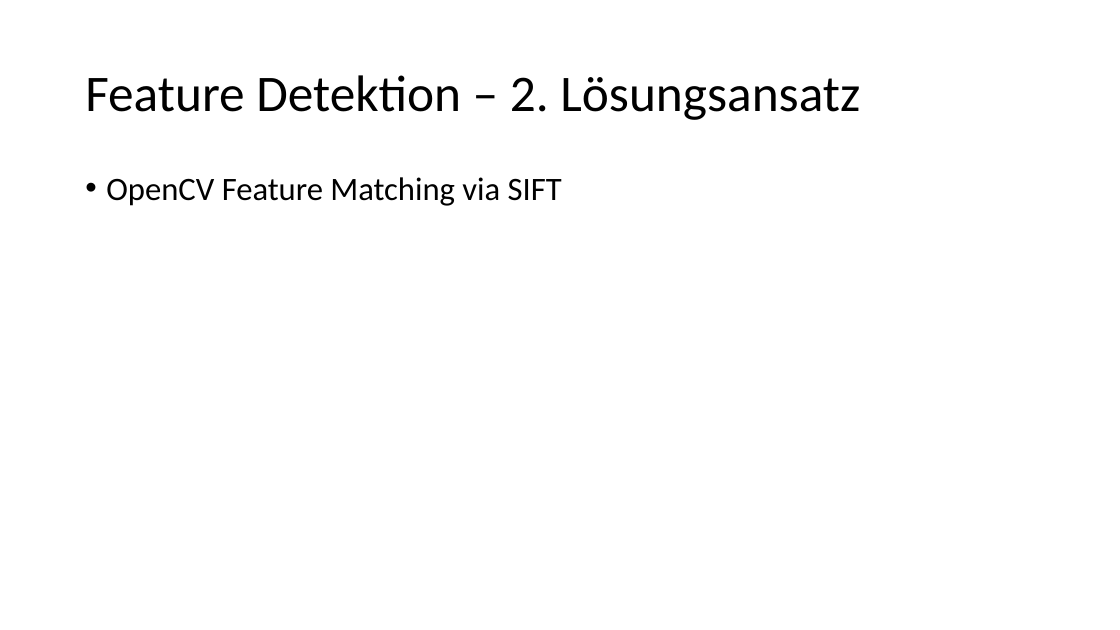
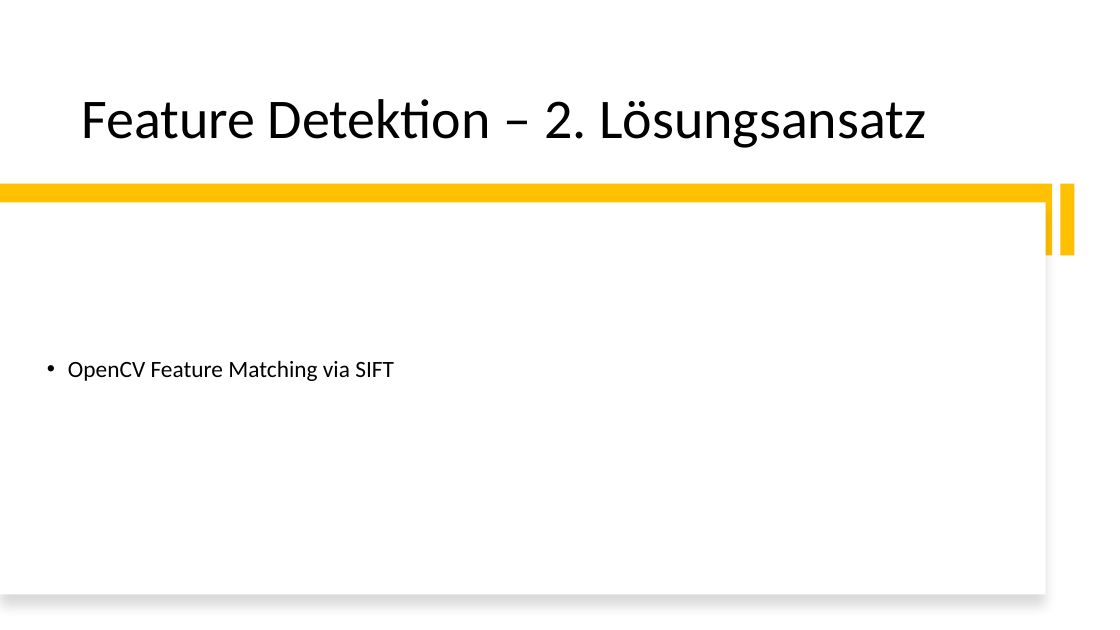
Before and after one commit to norbus161/Indiana-Jones-Defect-Detection, a slide deck: slide 9 of presentation/DIP-Project.pptx. Drawn at 1120x630 pixels with LibreOffice and Linux fonts; fonts in the diff are those of the drawing. Boxes give left, top, right and bottom in pixels: in the first picture for what was removed or moved away, otherwise in the second. Text is boxed around its words. In the diff, an @@ line names an element or a change of style, - is before the commit and + after.

```diff
--- a/presentation/DIP-Project.pptx
+++ b/presentation/DIP-Project.pptx
@@ title "Feature Detektion – 2. Lösungsansatz" at (81,99,926,148): size 44 to 48 pt; vertical alignment middle to bottom @@
@@ rectangle added at (0,184,1053,255), fill #FFC000 @@
@@ rectangle added at (0,202,1046,595), fill #FFFFFF @@
@@ rectangle added at (1060,184,1075,255), fill #FFC000 @@
@@ text "OpenCV Feature Matching via SIFT": place and size @@
-text "OpenCV Feature Matching via SIFT" at (106,177,562,206)
+text "OpenCV Feature Matching via SIFT" at (68,360,394,381)
@@ text "OpenCV Feature Matching via SIFT" at (68,360,394,381): size 28 to 20 pt; vertical alignment top to middle @@
```
Also in this commit, not shown: 8 other slides changed, 2 slides added, 2 slides removed.
